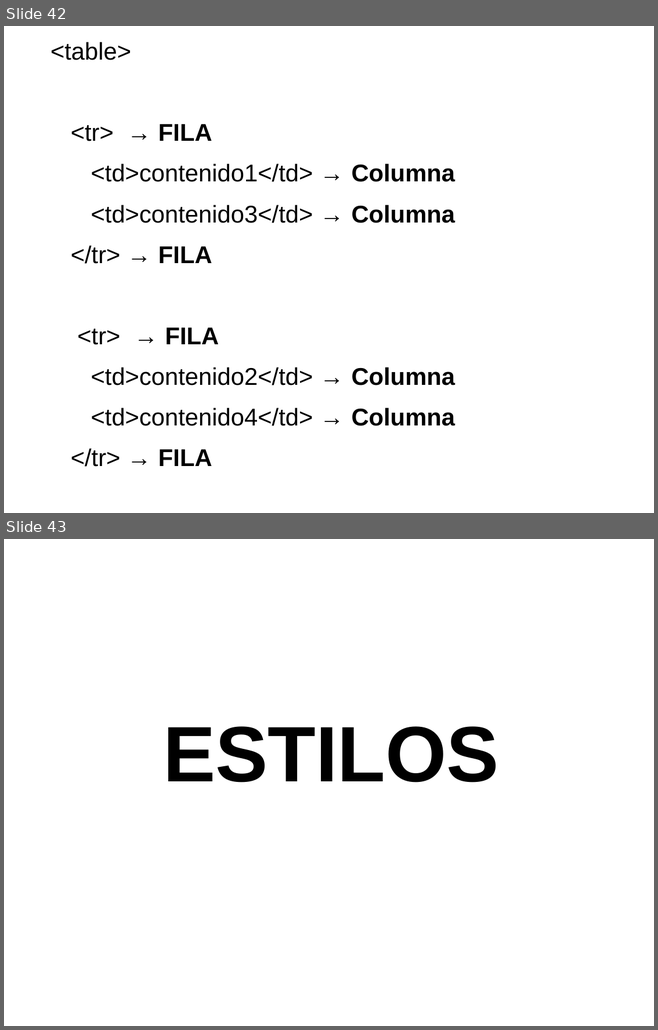
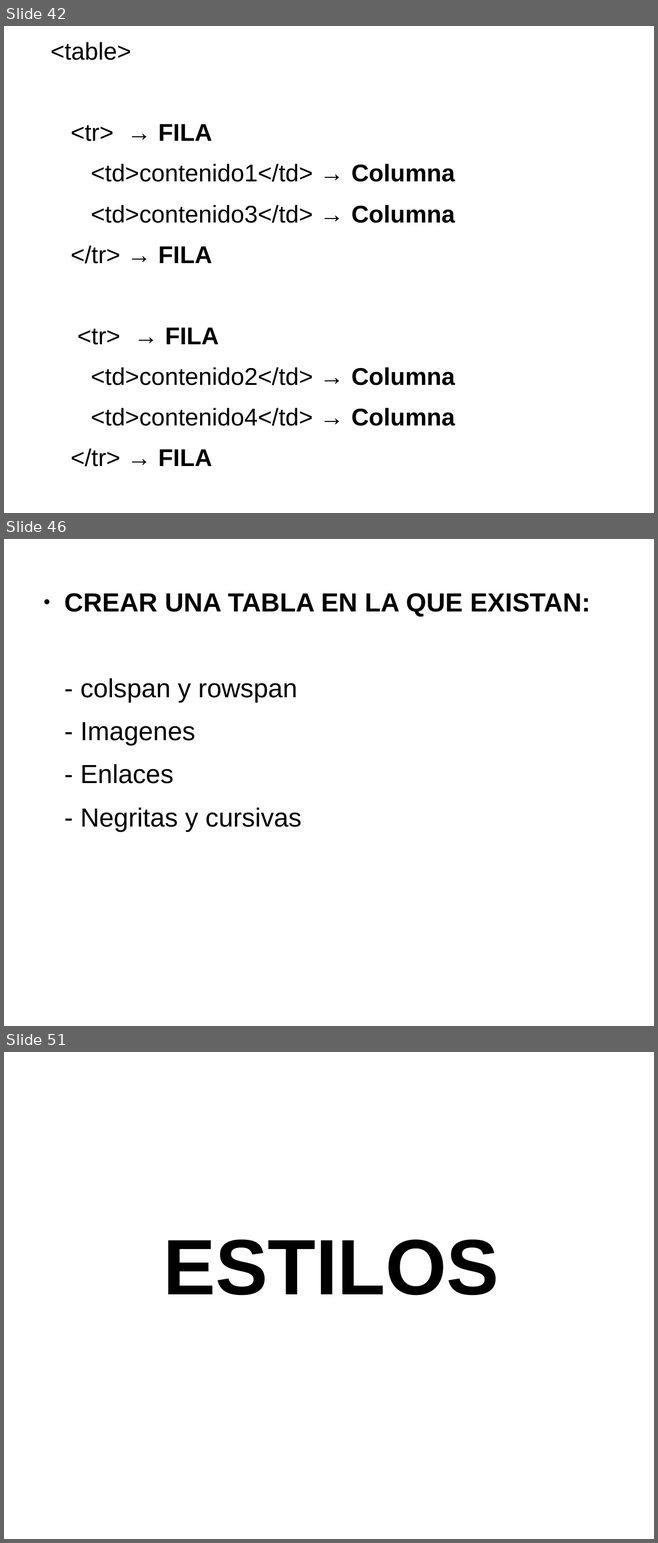
Before and after one commit to toblerone554/CampusInfantil2016, a slide deck: Veteranos/html/PresentaciónHTML.odp. Shown one above the other, each under a label of ours: slides 42 and 43 before the commit, slides 42, 46 and 51 after it; the slides between them are not shown. The pictures are 658x1030 and 658x1543 pixels, drawn with LibreOffice and Linux fonts; fonts in the diff are those of the drawing. Boxes give left, top, right and bottom in pixels: in the first picture for what was removed or moved away, otherwise in the second. Text is boxed around its words. In the diff, an @@ line names an element or a change of style, - is before the commit and + after.

Commit message:
Ejemplos de tablas y ejercicios prácticos de css

```diff
--- a/Veteranos/html/PresentaciónHTML.odp
+++ b/Veteranos/html/PresentaciónHTML.odp
@@ slide 46 added at (x1=4, y1=539, x2=654, y2=1026), background #FFFFFF @@
@@ text added at (x1=64, y1=593, x2=590, y2=831), 32 pt, text #000000 @@
+● CREAR UNA TABLA EN LA QUE EXISTAN:
+- colspan y rowspan
+- Imagenes
+- Enlaces
+- Negritas y cursivas
@@ what was slide 43 is now slide 51 @@
```
Also in this commit, not shown: 15 other slides added, 2 slides removed, 13 other files.
